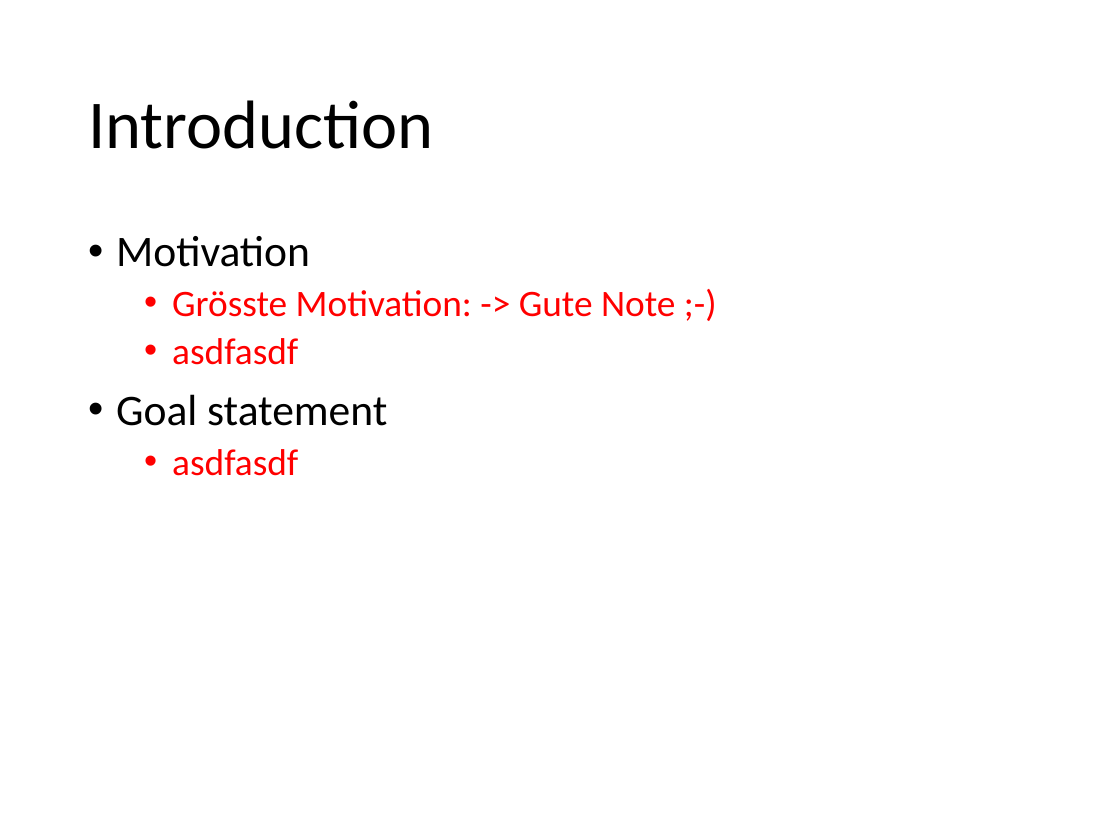
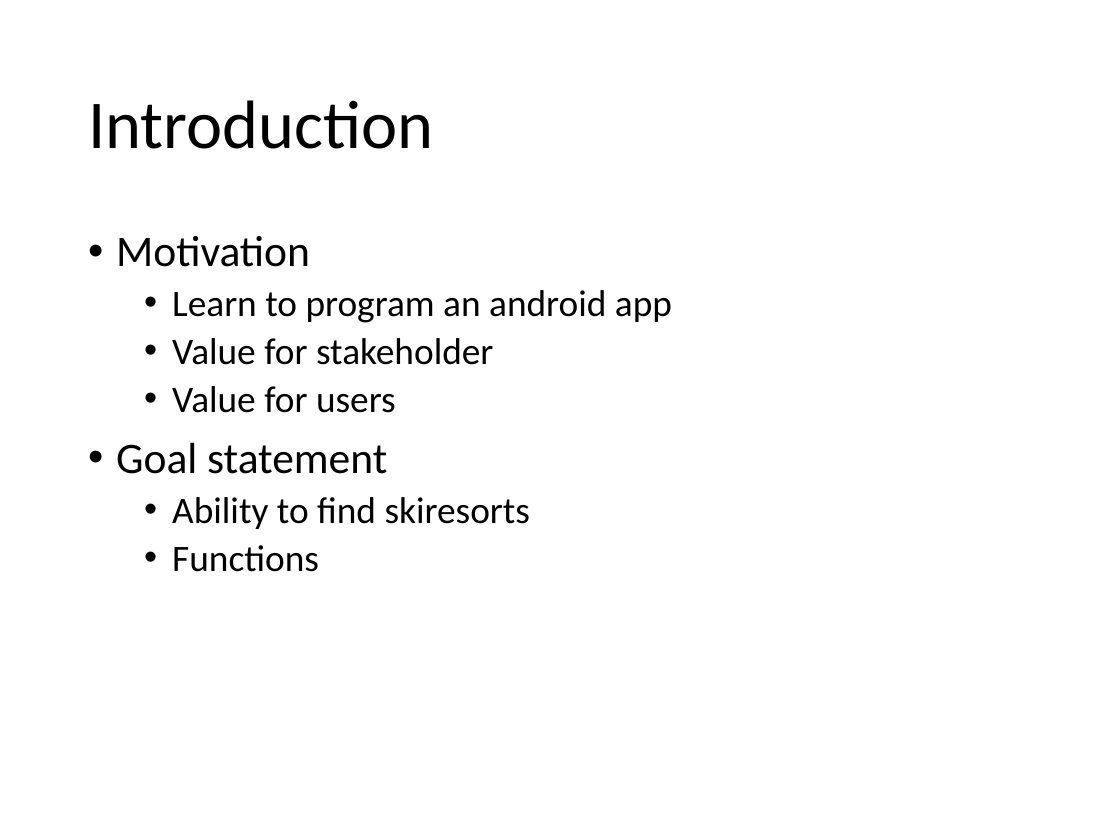
Before and after one commit to MSE-MobOP/Ski-Compass, a slide deck: slide 3 of Documents/Presentation/Presentation.pptx. Drawn at 1120x840 pixels with LibreOffice and Linux fonts; fonts in the diff are those of the drawing. Boxes give left, top, right and bottom in pixels: in the first picture for what was removed or moved away, otherwise in the second. Text is boxed around its words. In the diff, an @@ line names an element or a change of style, - is before the commit and + after.

Commit message:
Added details to presentation. Changed mainActivity button text (de).

```diff
--- a/Documents/Presentation/Presentation.pptx
+++ b/Documents/Presentation/Presentation.pptx
@@ text at (x1=172, y1=290, x2=672, y2=413): text changed; text colour #FF0000 to #000000 @@
-  • Grösste Motivation: -> Gute Note ;-)
-  • asdfasdf
+  • Learn to program an android app
+  • Value for stakeholder
+  • Value for users
@@ text at (x1=172, y1=497, x2=531, y2=572): text changed; text colour #FF0000 to #000000 @@
-  • asdfasdf
+  • Ability to find skiresorts
+  • Functions
```
Also in this commit, not shown: 1 other file.
